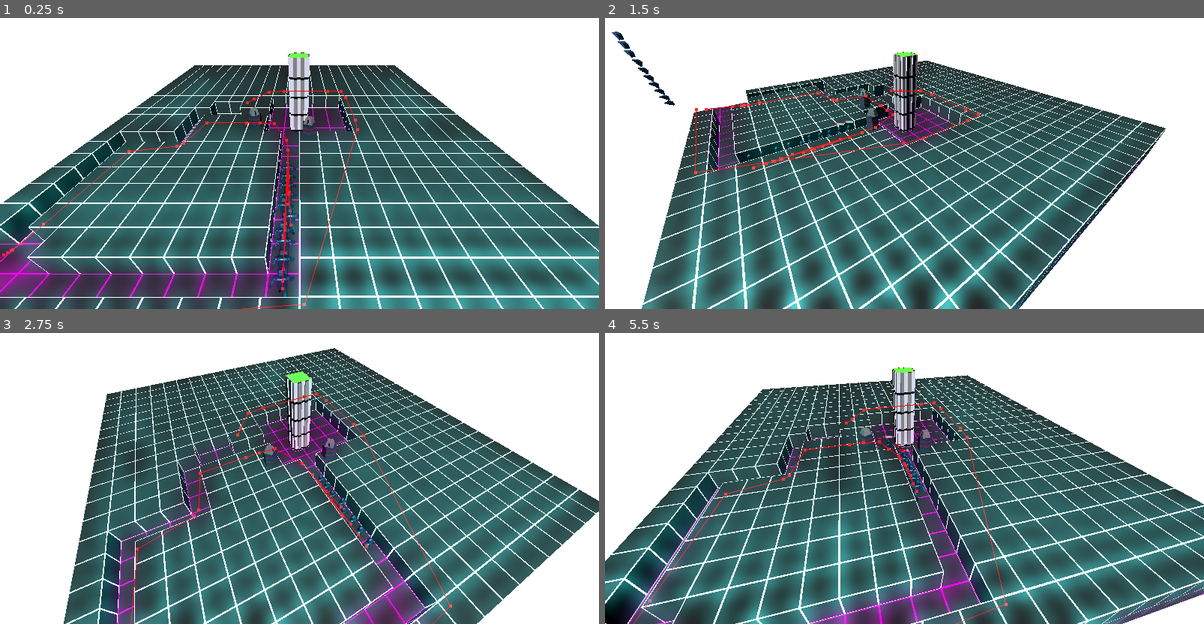
Above: before the commit, frames 1-4 (two rows, left to right).
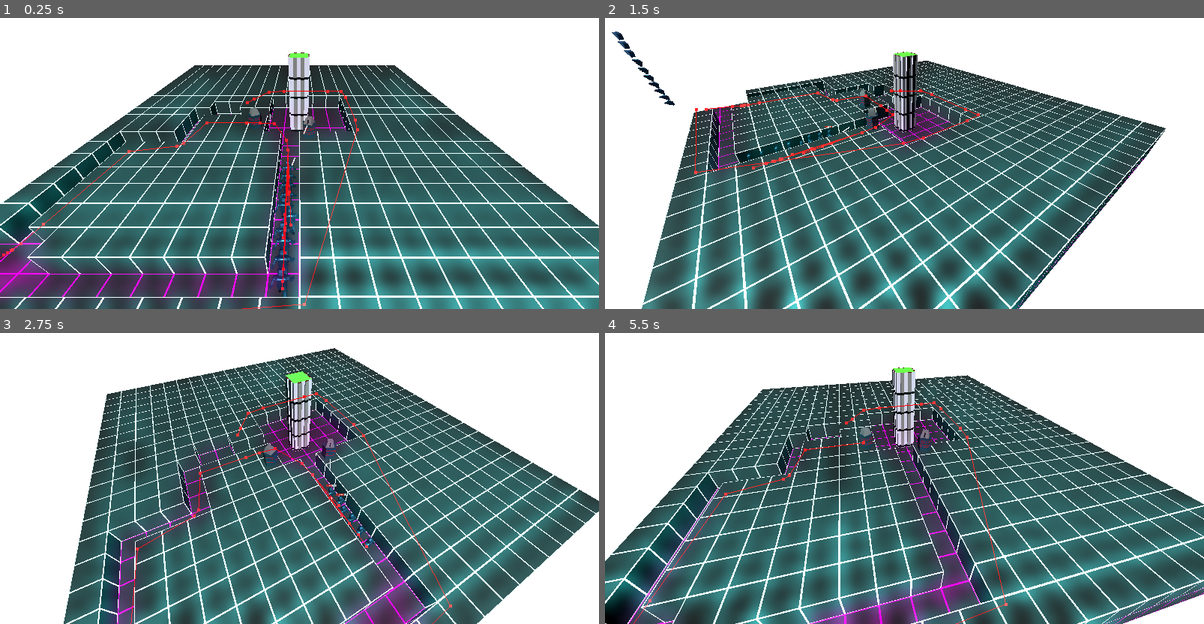
Above: after the commit, the same moments.

Repository: StefanHolst/LD57
Game: Godot game, scene res://Game.tscn
Two runs of this game, one before a commit and one after it. Both use one fixed random seed, a clock stepped at 60 frames per second and the inputs below.
Inputs (mouse positions are in pixels of both pictures, inside the frame that each line leads up to):
- Up to frame 1 (0.25 s): no input
- Up to frame 2 (1.5 s): tap Enter at 0.5 s; move the mouse to (934, 140) at 0.52 s; move the mouse to (874, 143) at 1.27 s
- Up to frame 3 (2.75 s): move the mouse to (311, 449) at 2.02 s
- Up to frame 4 (5.5 s): move the mouse to (898, 461) at 2.77 s; move the mouse to (946, 461) at 3.52 s; move the mouse to (856, 452) at 4.27 s; move the mouse to (910, 455) at 5.02 s

The runs differ from the first frame. In frame 1, less than 0.1% of the frame differs, in the area x 42-52%, y 31-51%; in frame 2, less than 0.1%; in frame 3, 0.3%; in frame 4, 0.4%, in the area x 7-55%, y 32-93%.

Commit message:
laser tower sound

Diff:
--- a/Towers/LaserTower.gd
+++ b/Towers/LaserTower.gd
@@ -2,7 +2,10 @@
 
 @export var Target: Node3D = Node3D.new();
 
+var laserSound = preload("res://Sounds/Laser_Shoot10.wav")
+
 var laserTowerModel = preload("res://Assets/lasertowerv1.glb")
+var player: AudioStreamPlayer3D;
 var instance: Node3D;
 var turret: Node3D;
 var barrel: Node3D;
@@ -12,12 +15,15 @@
 	instance = laserTowerModel.instantiate()
 	self.add_child(instance)
 
+	player = AudioStreamPlayer3D.new();
+	add_child(player);
+
 	turret = instance.find_child("Turret")
 	barrel = instance.find_child("Barrel")
 
-	attack_range = 30.5
+	attack_range = 5.5
 	attack_damage = 20
-	attack_speed = 1000
+	attack_speed = 100
 
 	upgrade_cost = 100
 	upgrade_range = 50
@@ -42,6 +48,9 @@
 
 	print("Attacking unit: ", unit)
 
+	player.stream = laserSound;
+	player.play()
+
 	# create projectile
 	var p = LaserProjectile.new(map, barrel.global_position, unit.position)
 	p.damage = attack_damage
